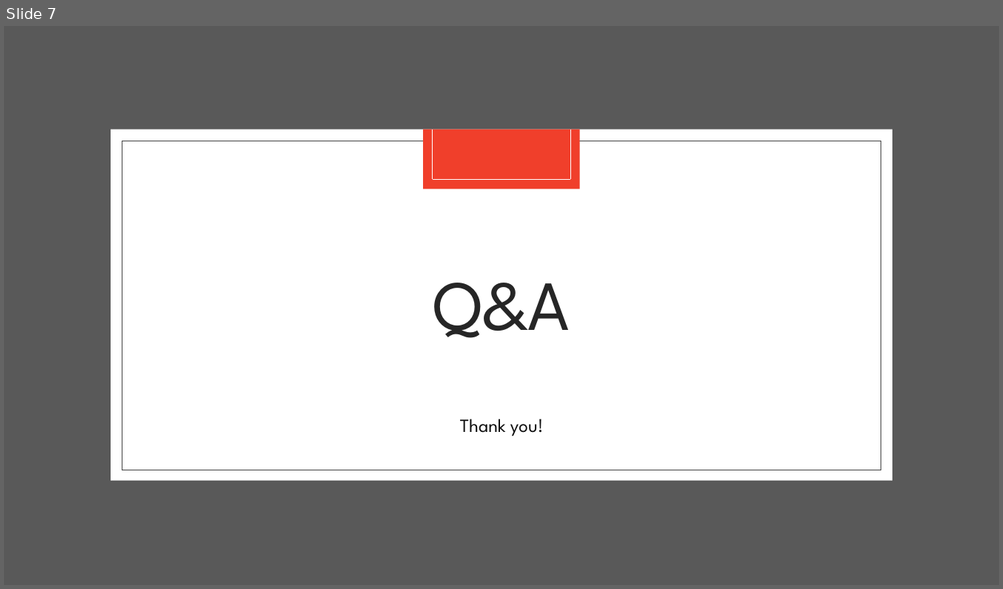
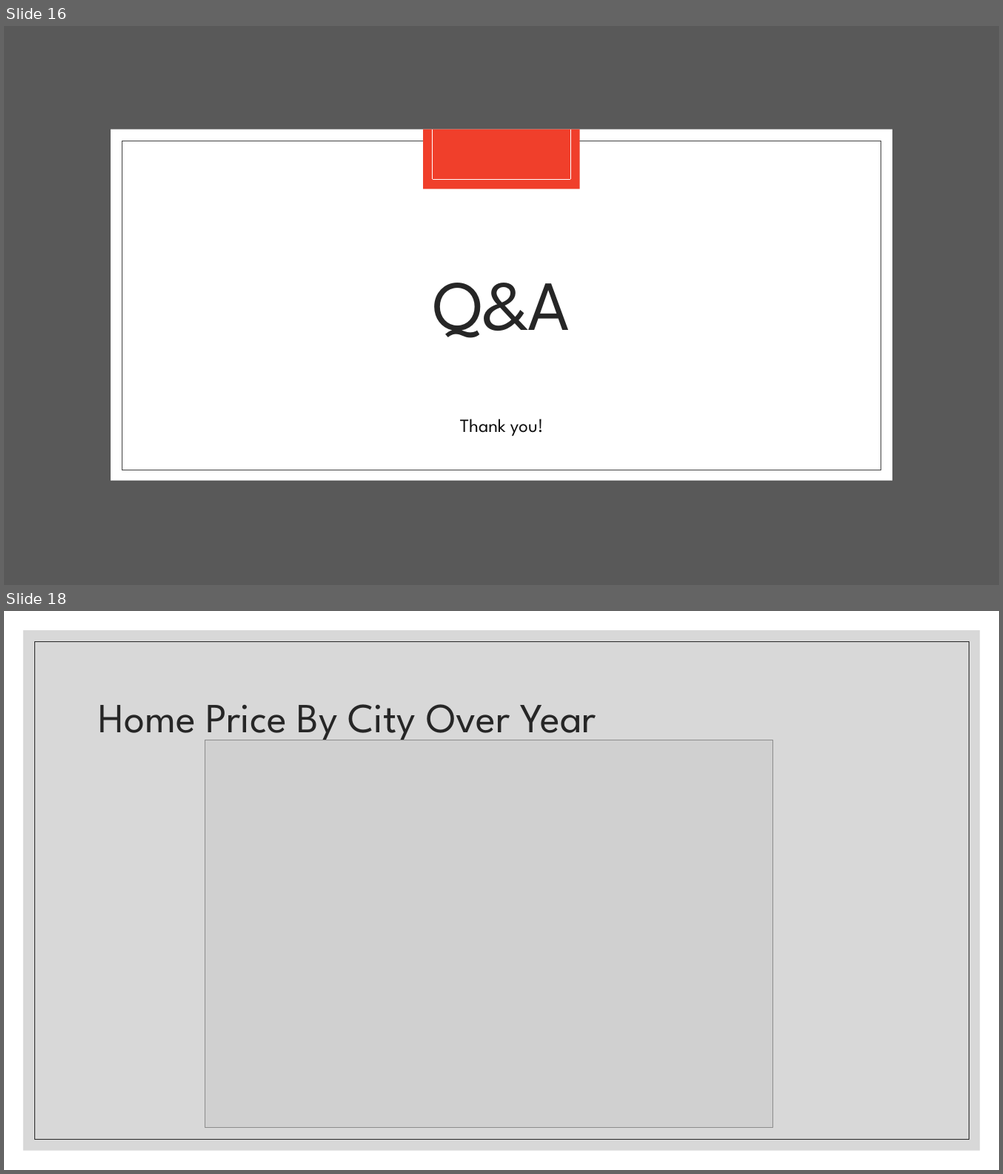
Before and after one commit to yanthedeveloper/Project1, a slide deck: Project 1 Div 101 Updated Slides.pptx. Shown one above the other, each under a label of ours: slide 7 before the commit, slides 16 and 18 after it; the slides between them are not shown. The pictures are 1003x589 and 1003x1174 pixels, drawn with LibreOffice and Linux fonts; fonts in the diff are those of the drawing; grey boxes stand for pictures. Boxes give left, top, right and bottom in pixels: in the first picture for what was removed or moved away, otherwise in the second. Text is boxed around its words. In the diff, an @@ line names an element or a change of style, - is before the commit and + after.

```diff
--- a/Project 1 Div 101 Updated Slides.pptx
+++ b/Project 1 Div 101 Updated Slides.pptx
@@ slide 18 added at (4, 611, 999, 1170), background #FFFFFF @@
@@ rectangle added at (23, 630, 980, 1151), fill #BFBFBF at 60% opacity @@
@@ rectangle added at (34, 641, 969, 1140), outline #262626 0.5 pt @@
@@ title added at (99, 704, 596, 741), 40 pt, text #262626 @@
+Home Price By City Over Year
@@ picture added at (205, 740, 771, 1128) @@
@@ what was slide 7 is now slide 16 @@
```
Also in this commit, not shown: 2 slides changed, 15 other slides added, 3 slides removed, 1 other file.
